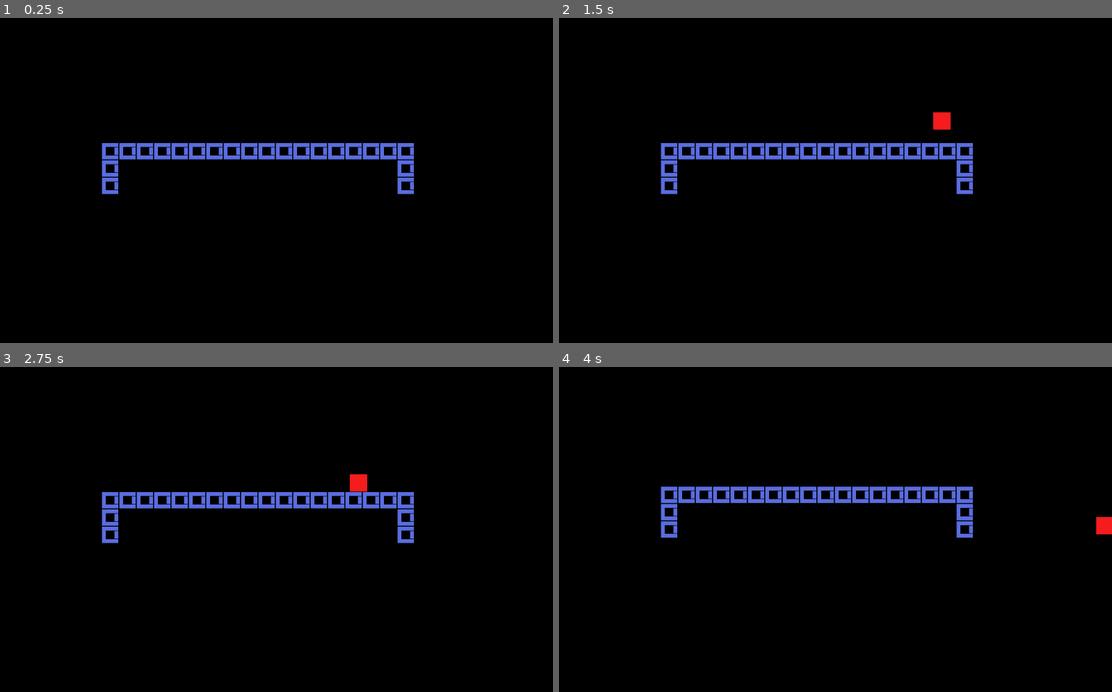
Above: before the commit, frames 1-4 (two rows, left to right).
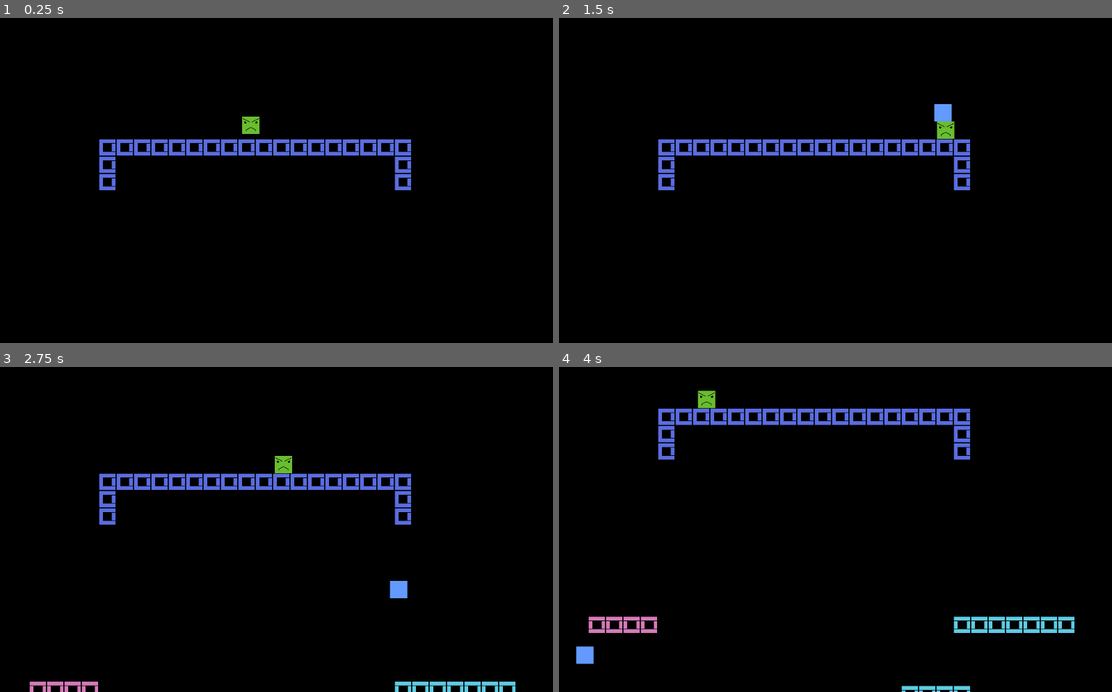
Above: after the commit, the same moments.

Repository: UAHAHhhhHHhh/Credits-Crawler
Game: Godot game, scene res://src/main/Game.tscn
Two runs of this game, one before a commit and one after it. Both use one fixed random seed, a clock stepped at 60 frames per second and the inputs below.
Inputs:
- Up to frame 1 (0.25 s): no input
- Up to frame 2 (1.5 s): hold Right (ui_right) from 0.53 s (still down); tap Up (ui_up) at 0.77 s
- Up to frame 3 (2.75 s): tap Up (ui_up) at 1.52 s; release Right (ui_right) at 2.03 s; hold Left (ui_left) from 2.03 s (still down)
- Up to frame 4 (4 s): release Left (ui_left) at 2.78 s; hold Right (ui_right) from 2.78 s (still down); tap Up (ui_up) at 3.02, 3.77 s

The runs differ from the first frame. In frame 1, 3.6% of the frame differs, in the area x 17-75%, y 30-55%; in frame 2, 3.8%; in frame 3, 5.7%; in frame 4, 7.0%, in the area x 3-100%, y 7-100%.

Commit message:
Got a walking enemy added

Diff:
--- a/Godot/project.godot
+++ b/Godot/project.godot
@@ -14,6 +14,15 @@
 run/main_scene="res://src/main/Game.tscn"
 config/icon="res://icon.png"
 
+[layer_names]
+
+2d_render/layer_1="characters"
+2d_render/layer_5="ground"
+2d_physics/layer_1="player"
+2d_physics/layer_2="walkers"
+2d_physics/layer_3="flyers"
+2d_physics/layer_5="ground"
+
 [physics]
 
 common/enable_pause_aware_picking=true
--- a/Godot/scripts/character_controller.gd
+++ b/Godot/scripts/character_controller.gd
@@ -12,6 +12,8 @@
 
 onready var SCREEN_WIDTH: float = get_viewport_rect().size.x	# Viewport width
 onready var SCREEN_HEIGHT: float = get_viewport_rect().size.y	# Viewport height
+
+onready var global = get_node("/root/Game")
 
 var scrolling: bool
 var credits
@@ -83,7 +85,7 @@
 		# Check if we are outside the camera
 		if (position.y < upper) or (position.y > lower):
 			print("dead")
-			get_tree().reload_current_scene()
+			global.end()
 
 # Called when scrolling signal emitted from ScrollCamera
 func _scrolling():
--- /dev/null
+++ b/Godot/scripts/global.gd
@@ -0,0 +1,5 @@
+extends Node
+
+# Called to reset the current level
+func end():
+	get_tree().reload_current_scene()
--- /dev/null
+++ b/Godot/scripts/walker_controller.gd
@@ -0,0 +1,65 @@
+extends KinematicBody2D
+
+# Script variables
+export var GRAVITY: float = 0.5			# Gravity variable (exported to inspector)
+export var SPEED: float = 0.25 			# Horizontal velocity (exported to inspector)
+export var AMPLITUDE: float = 0.4		# Amplitude for sine motion (exported to inspector)
+
+var velocity: Vector2 = Vector2()
+
+const FLOOR_NORMAL: Vector2 = Vector2(0, -1) # Direction of a floor
+
+onready var SCREEN_HEIGHT: float = get_viewport_rect().size.y	# Viewport height
+
+onready var left_platform = $LeftFloor
+onready var right_platform = $RightFloor
+
+onready var global = get_node("/root/Game")
+
+var credits
+var camera
+var initial_x: float
+
+# Called when the node enters the scene tree for the first time.
+func _ready():
+	credits = get_node("/root/Game/CreditsLevel")
+	camera = credits.get_child(1)
+	velocity.x = SPEED
+	initial_x = position.x
+
+# Called every frame. 'delta' is the elapsed time since the previous frame.
+func _physics_process(delta):
+	walk()
+	velocity.y += GRAVITY * delta
+	velocity.y = move_and_slide(velocity, FLOOR_NORMAL).y
+	check_off_screen()
+	check_collision()
+
+# Called when processing sinusoidal movement
+func walk():
+	var pos = position.x
+	var right = initial_x + AMPLITUDE
+	var left = initial_x - AMPLITUDE
+
+	# Only do this while we're on the floor or
+	if (not left_platform.is_colliding()) or (pos <= left):
+		print("right")
+		velocity.x = SPEED
+	elif (not right_platform.is_colliding()) or (pos >= right):
+		print("left")
+		velocity.x = -SPEED
+
+# Called when checking if the character is off the screen
+func check_off_screen():
+	var upper = camera.position.y - (SCREEN_HEIGHT / 2)
+
+	if position.y < upper:
+		print("deleted")
+		queue_free()
+
+# Called to check collisions
+func check_collision():
+	for idx in get_slide_count():
+		var body = get_slide_collision(idx).collider
+		if body.get_collision_layer() == 1:
+			global.end()
--- /dev/null
+++ b/Godot/src/enemies/WalkingEnemy.tscn
@@ -0,0 +1,40 @@
+[gd_scene load_steps=5 format=2]
+
+[ext_resource path="res://assets/art/prototype/proto-walker.png" type="Texture" id=1]
+[ext_resource path="res://scripts/walker_controller.gd" type="Script" id=2]
+
+[sub_resource type="AnimatedTexture" id=1]
+flags = 4
+frame_0/texture = ExtResource( 1 )
+
+[sub_resource type="RectangleShape2D" id=2]
+extents = Vector2( 16, 16 )
+
+[node name="Walker" type="KinematicBody2D"]
+collision_layer = 2
+collision_mask = 17
+script = ExtResource( 2 )
+__meta__ = {
+"_edit_vertical_guides_": [  ]
+}
+GRAVITY = 1000.0
+SPEED = 200.0
+
+[node name="Sprite" type="Sprite" parent="."]
+texture = SubResource( 1 )
+
+[node name="CollisionShape2D" type="CollisionShape2D" parent="."]
+shape = SubResource( 2 )
+one_way_collision_margin = 0.0
+
+[node name="LeftFloor" type="RayCast2D" parent="."]
+position = Vector2( -17, 0 )
+enabled = true
+cast_to = Vector2( 0, 32 )
+collision_mask = 16
+
+[node name="RightFloor" type="RayCast2D" parent="."]
+position = Vector2( 17, 0 )
+enabled = true
+cast_to = Vector2( 0, 32 )
+collision_mask = 16
--- a/Godot/src/levels/CreditsLevel.tscn
+++ b/Godot/src/levels/CreditsLevel.tscn
@@ -1,7 +1,8 @@
-[gd_scene load_steps=8 format=2]
+[gd_scene load_steps=9 format=2]
 
 [ext_resource path="res://assets/art/prototype/proto-tileset.png" type="Texture" id=1]
 [ext_resource path="res://scripts/scroll.gd" type="Script" id=2]
+[ext_resource path="res://src/enemies/WalkingEnemy.tscn" type="PackedScene" id=3]
 
 [sub_resource type="ConvexPolygonShape2D" id=2]
 points = PoolVector2Array( 32, 32, 0, 32, 0, 0, 32, 0 )
@@ -16,7 +17,6 @@
 points = PoolVector2Array( 32, 32, 0, 32, 0, 0, 32, 0 )
 
 [sub_resource type="TileSet" id=1]
-resource_local_to_scene = true
 0/name = "proto-tileset.png 0"
 0/texture = ExtResource( 1 )
 0/tex_offset = Vector2( 0, 0 )
@@ -105,15 +105,32 @@
 [node name="CreditsLevel" type="Node2D"]
 
 [node name="TileMap" type="TileMap" parent="."]
+position = Vector2( -4, -1 )
 tile_set = SubResource( 1 )
 cell_size = Vector2( 32, 32 )
 cell_custom_transform = Transform2D( 1, 0, 0, 1, 0, 0 )
+collision_layer = 16
+collision_mask = 0
 format = 1
 tile_data = PoolIntArray( 458758, 0, 0, 458759, 0, 0, 458760, 0, 0, 458761, 0, 0, 458762, 0, 0, 458763, 0, 0, 458764, 0 …(2525 unchanged characters)…
 
 [node name="ScrollingCamera" type="Camera2D" parent="."]
-position = Vector2( 511, 294 )
+position = Vector2( 512, 300 )
 script = ExtResource( 2 )
 MAX_SCROLL = 72.0
 START_SCROLL = 7.0
 SCROLL_SPEED = 0.05
+
+[node name="WalkingEnemies" type="Node" parent="." groups=["walkers"]]
+
+[node name="Enemy" parent="WalkingEnemies" groups=["walkers"] instance=ExtResource( 3 )]
+position = Vector2( 418, 164 )
+AMPLITUDE = 500.0
+
+[node name="Enemy2" parent="WalkingEnemies" groups=["walkers"] instance=ExtResource( 3 )]
+position = Vector2( 208, 988 )
+AMPLITUDE = 500.0
+
+[node name="Enemy3" parent="WalkingEnemies" groups=["walkers"] instance=ExtResource( 3 )]
+position = Vector2( 902, 992 )
+AMPLITUDE = 500.0
--- a/Godot/src/main/Game.tscn
+++ b/Godot/src/main/Game.tscn
@@ -1,8 +1,9 @@
-[gd_scene load_steps=6 format=2]
+[gd_scene load_steps=7 format=2]
 
 [ext_resource path="res://assets/art/prototype/proto-player.png" type="Texture" id=1]
 [ext_resource path="res://src/levels/CreditsLevel.tscn" type="PackedScene" id=2]
 [ext_resource path="res://scripts/character_controller.gd" type="Script" id=3]
+[ext_resource path="res://scripts/global.gd" type="Script" id=4]
 
 [sub_resource type="AnimatedTexture" id=1]
 flags = 4
@@ -12,12 +13,14 @@
 extents = Vector2( 16, 16 )
 
 [node name="Game" type="Node"]
+script = ExtResource( 4 )
 
 [node name="CreditsLevel" parent="." instance=ExtResource( 2 )]
 position = Vector2( 0, -1 )
 
 [node name="Player" type="KinematicBody2D" parent="."]
 position = Vector2( 408, -105 )
+collision_mask = 23
 script = ExtResource( 3 )
 GRAVITY = 1000.0
 RUN_VELOCITY = 300.0
Binary file changed: Godot/assets/art/prototype/proto-player.png
Binary file added: Godot/assets/art/prototype/proto-walker.aseprite
Binary file added: Godot/assets/art/prototype/proto-walker.png
Not shown, added: Godot/assets/art/prototype/proto-walker.png.import
